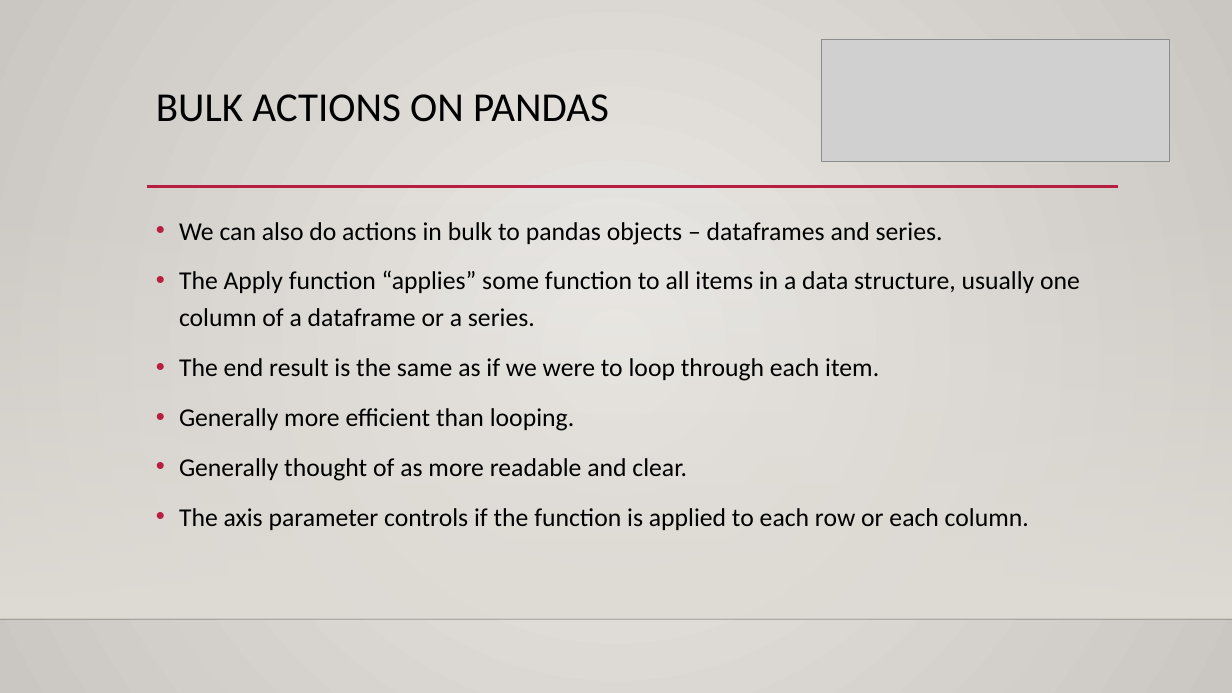
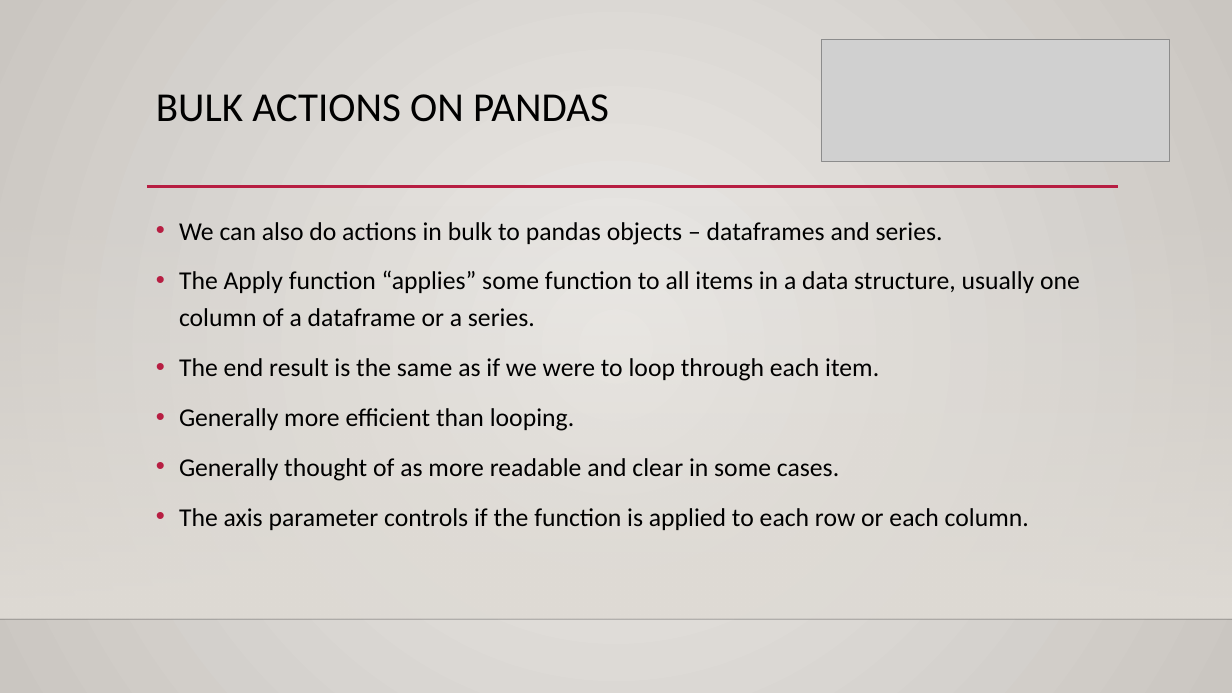
Before and after one commit to AkeemSemperDataScience/Programming_Basics_for_Machine_Learning_Students, a slide deck: slide 7 of reference_material/slides/014_bulk_actions.pptx (slide 6 before the commit). Drawn at 1232x693 pixels with LibreOffice and Linux fonts; fonts in the diff are those of the drawing; grey boxes stand for pictures; background and template pictures are left out. Boxes give left, top, right and bottom in pixels: in the first picture for what was removed or moved away, otherwise in the second. Text is boxed around its words. In the diff, an @@ line names an element or a change of style, - is before the commit and + after.

```diff
--- a/reference_material/slides/014_bulk_actions.pptx
+++ b/reference_material/slides/014_bulk_actions.pptx
@@ text at [179,458,839,481]: text changed @@
-• Generally thought of as more readable and clear.
+• Generally thought of as more readable and clear in some cases.
```
Also in this commit, not shown: 3 other slides changed, 3 slides added, 7 other files.
